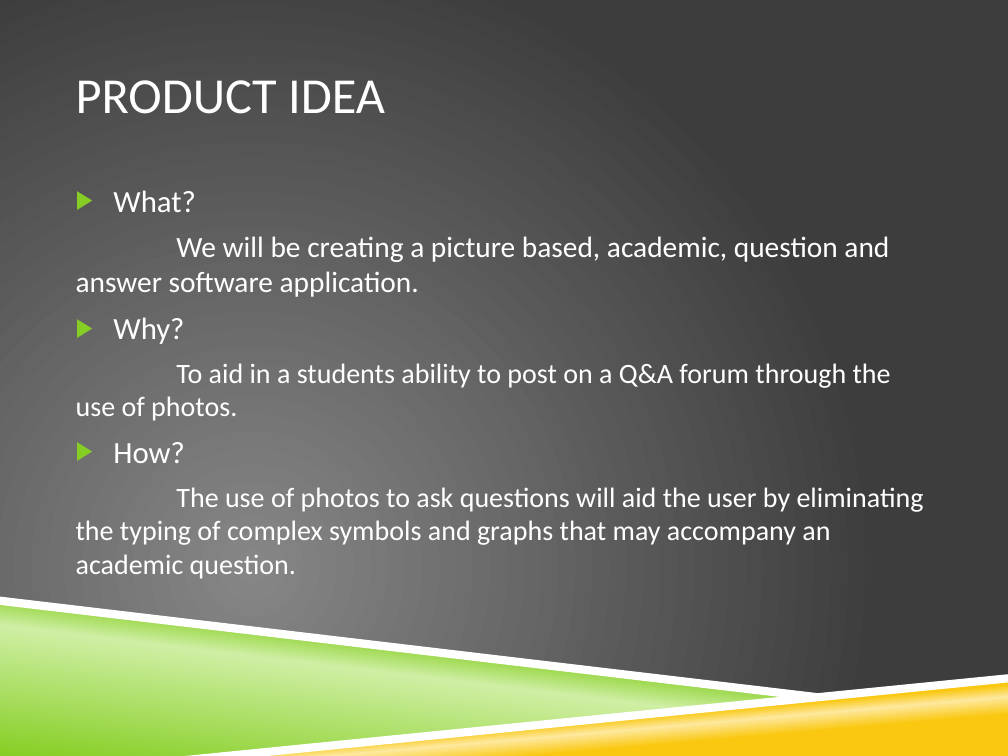
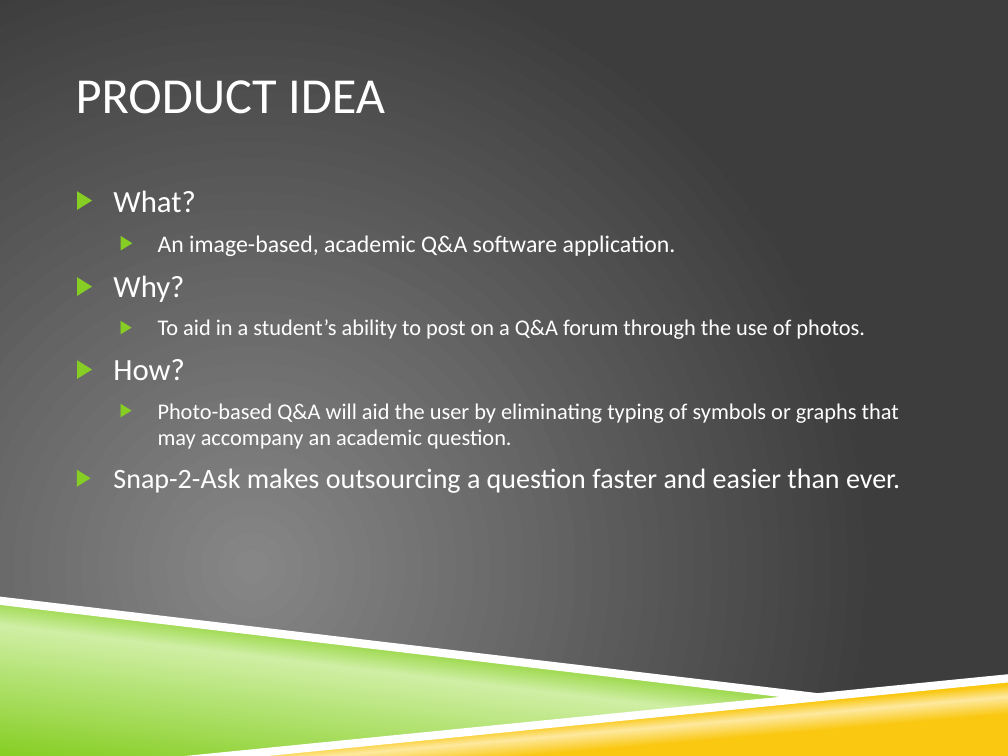
Before and after one commit to razfriman/Snap2Ask, a slide deck: slide 3 of Proposal.pptx. Drawn at 1008x756 pixels with LibreOffice and Linux fonts; fonts in the diff are those of the drawing; background and template pictures are left out. Boxes give left, top, right and bottom in pixels: in the first picture for what was removed or moved away, otherwise in the second. Text is boxed around its words. In the diff, an @@ line names an element or a change of style, - is before the commit and + after.

```diff
--- a/Proposal.pptx
+++ b/Proposal.pptx
@@ text at (158,235,676,256): text changed; size 21 to 17 pt @@
-We will be creating a picture based, academic, question and answer software application.
+  ▶ An image-based, academic Q&A software application.
@@ text at (158,319,865,339): text changed; size 20 to 16 pt @@
-To aid in a students ability to post on a Q&A forum through the use of photos.
+  ▶ To aid in a student’s ability to post on a Q&A forum through the use of photos.
@@ text at (113,403,900,493): text changed; size 20 to 16 pt @@
-The use of photos to ask questions will aid the user by eliminating the typing of complex symbols and graphs that may accompany an academic question.
+  ▶ Photo-based Q&A will aid the user by eliminating typing of symbols or graphs that may accompany an academic question.
+▶ Snap-2-Ask makes outsourcing a question faster and easier than ever.
```
Also in this commit, not shown: 7 other slides changed.
